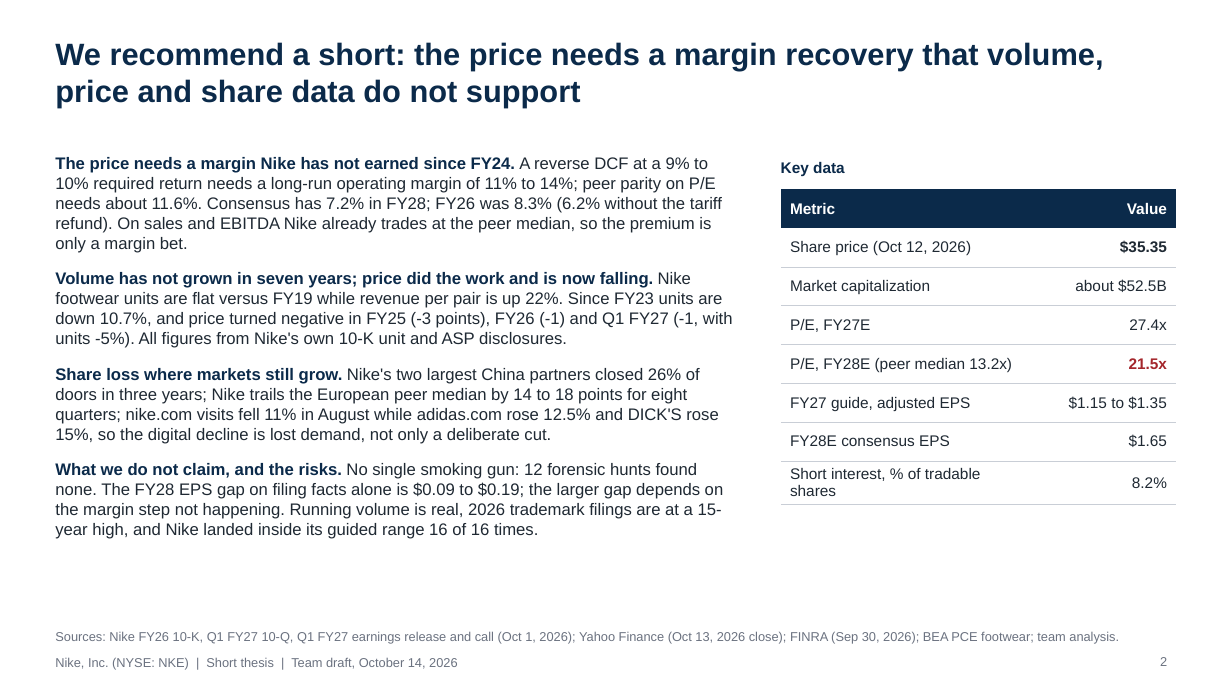
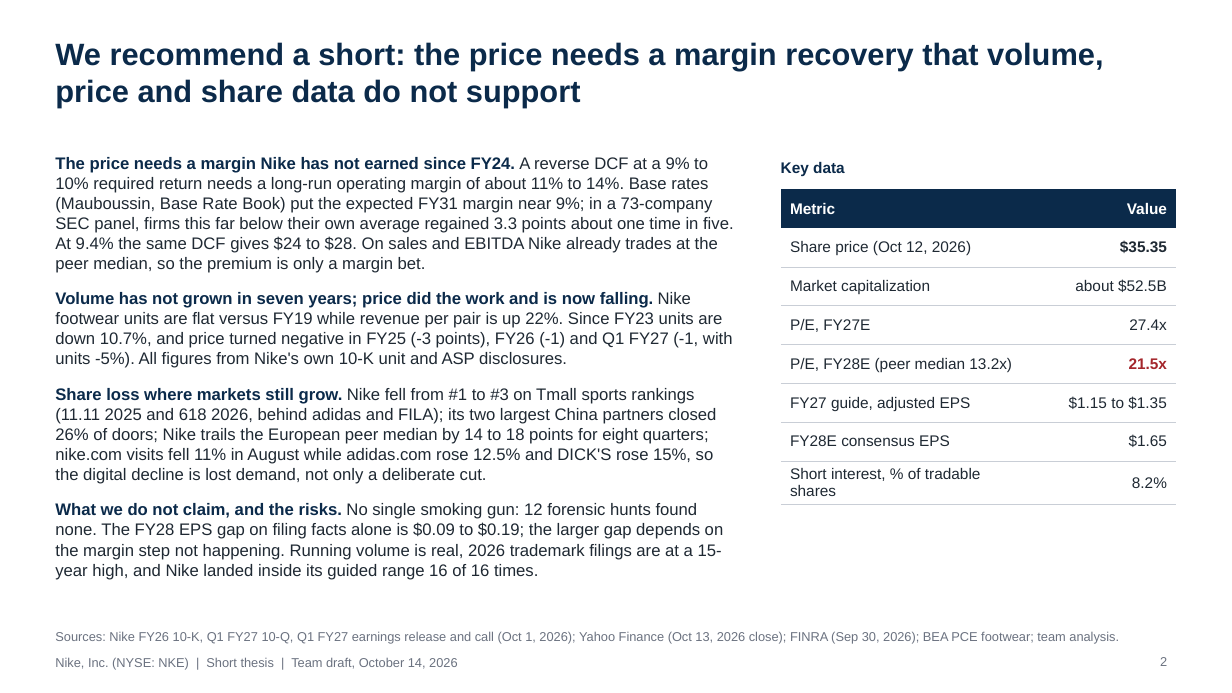
Before and after one commit to Varkot-dev/nike-research-case-comp, a slide deck: slide 2 of slides/pptx/Nike Short Thesis.pptx. Drawn at 1232x693 pixels with LibreOffice and Linux fonts; fonts in the diff are those of the drawing. Boxes give left, top, right and bottom in pixels: in the first picture for what was removed or moved away, otherwise in the second. Text is boxed around its words. In the diff, an @@ line names an element or a change of style, - is before the commit and + after.

```diff
--- a/slides/pptx/Nike Short Thesis.pptx
+++ b/slides/pptx/Nike Short Thesis.pptx
@@ text at [55, 157, 734, 273]: text changed @@
-The price needs a margin Nike has not earned since FY24. A reverse DCF at a 9% to 10% required return needs a long-run operating margin of 11% to 14%; peer parity on P/E needs about 11.6%. Consensus has 7.2% in FY28; FY26 was 8.3% (6.2% without the tariff refund). On sales and EBITDA Nike already trades at the peer median, so the premium is only a margin bet.
+The price needs a margin Nike has not earned since FY24. A reverse DCF at a 9% to 10% required return needs a long-run operating margin of about 11% to 14%. Base rates (Mauboussin, Base Rate Book) put the expected FY31 margin near 9%; in a 73-company SEC panel, firms this far below their own average regained 3.3 points about one time in five. At 9.4% the same DCF gives $24 to $28. On sales and EBITDA Nike already trades at the peer median, so the premium is only a margin bet.
@@ text at [55, 388, 716, 484]: text changed @@
-Share loss where markets still grow. Nike's two largest China partners closed 26% of doors in three years; Nike trails the European peer median by 14 to 18 points for eight quarters; nike.com visits fell 11% in August while adidas.com rose 12.5% and DICK'S rose 15%, so the digital decline is lost demand, not only a deliberate cut.
+Share loss where markets still grow. Nike fell from #1 to #3 on Tmall sports rankings (11.11 2025 and 618 2026, behind adidas and FILA); its two largest China partners closed 26% of doors; Nike trails the European peer median by 14 to 18 points for eight quarters; nike.com visits fell 11% in August while adidas.com rose 12.5% and DICK'S rose 15%, so the digital decline is lost demand, not only a deliberate cut.
```
Also in this commit, not shown: 3 other slides changed, 3 other files.
